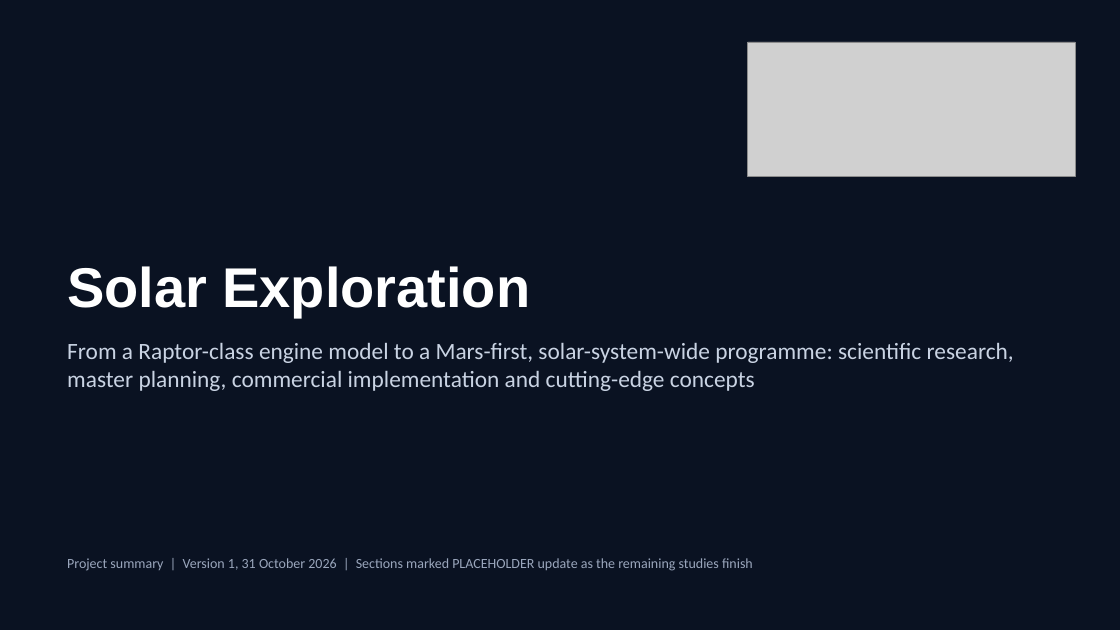
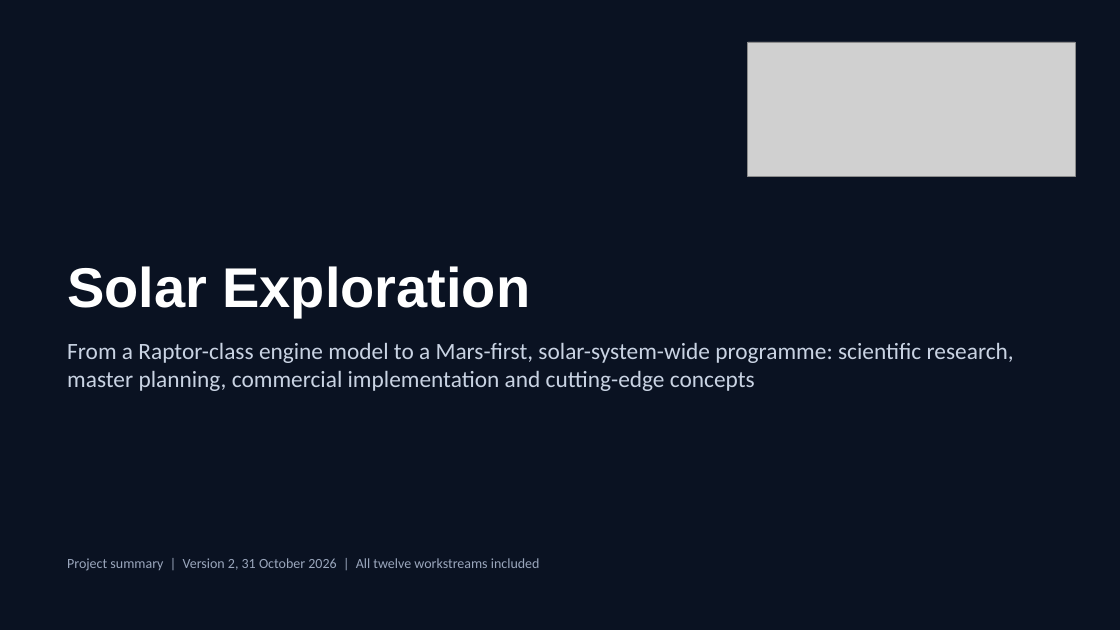
Before and after one commit to Skymeapple/solar-exploration, a slide deck: slide 1 of presentation/Solar_Exploration_Project_Summary.pptx. Drawn at 1120x630 pixels with LibreOffice and Linux fonts; fonts in the diff are those of the drawing; grey boxes stand for pictures. Boxes give left, top, right and bottom in pixels: in the first picture for what was removed or moved away, otherwise in the second. Text is boxed around its words. In the diff, an @@ line names an element or a change of style, - is before the commit and + after.

```diff
--- a/presentation/Solar_Exploration_Project_Summary.pptx
+++ b/presentation/Solar_Exploration_Project_Summary.pptx
@@ text at box(67, 558, 540, 571): text changed @@
-Project summary | Version 1, 31 October 2026 | Sections marked PLACEHOLDER update as the remaining studies finish
+Project summary | Version 2, 31 October 2026 | All twelve workstreams included
```
Also in this commit, not shown: 18 other slides changed, 2 slides added, 1 other file.
